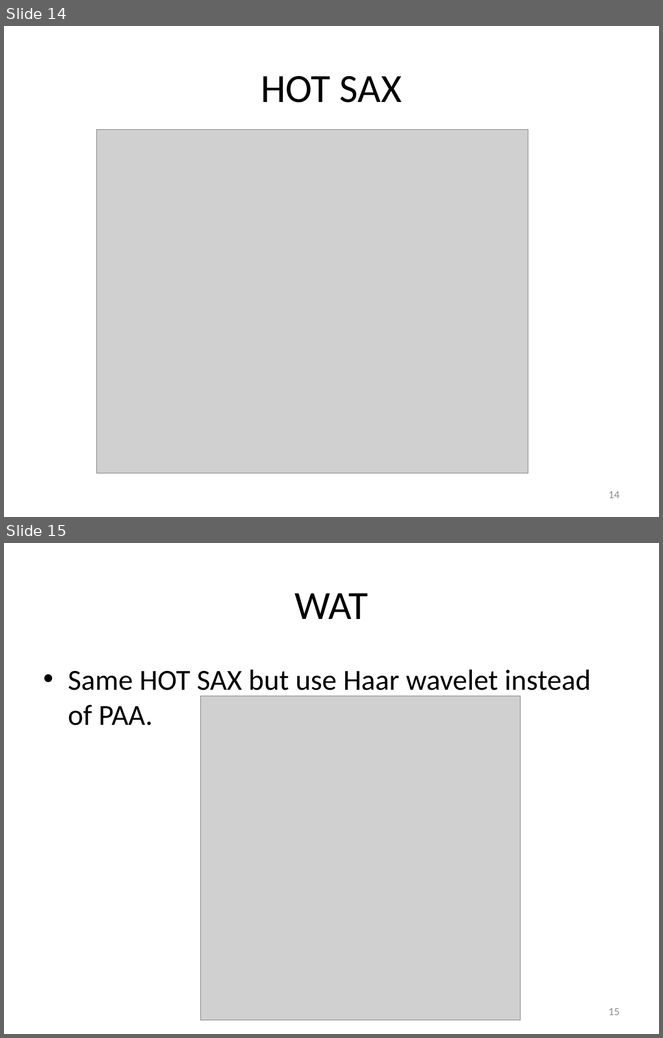
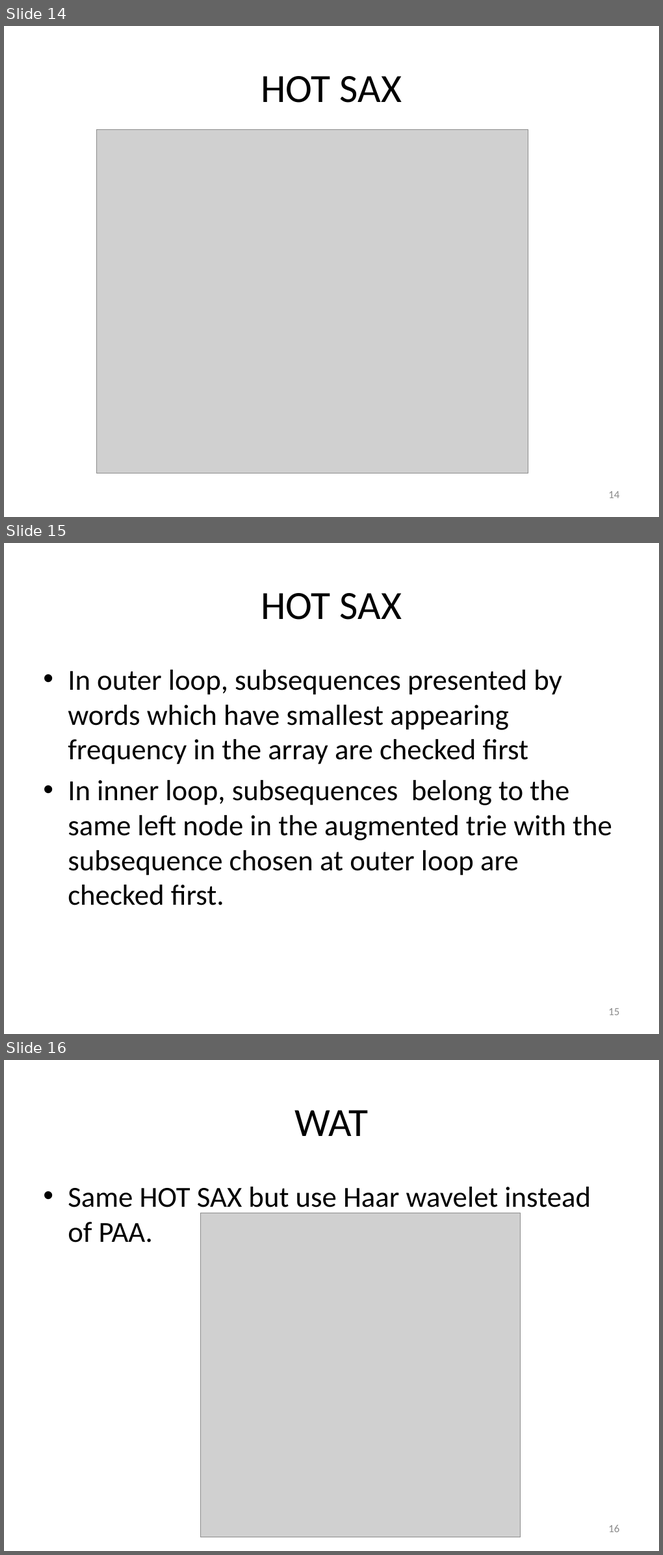
Before and after one commit to vyngo/caohoc-project-name, a slide deck: Report/Luan van pre.pptx. Shown one above the other, each under a label of ours: slides 14 and 15 before the commit, slides 14, 15 and 16 after it. The pictures are 663x1038 and 663x1555 pixels, drawn with LibreOffice and Linux fonts; fonts in the diff are those of the drawing; grey boxes stand for pictures. Boxes give left, top, right and bottom in pixels: in the first picture for what was removed or moved away, otherwise in the second. Text is boxed around its words. In the diff, an @@ line names an element or a change of style, - is before the commit and + after.

```diff
--- a/Report/Luan van pre.pptx
+++ b/Report/Luan van pre.pptx
@@ slide 15 added at <box>4,543,659,1034</box>, background #FFFFFF @@
@@ title added at <box>261,593,402,620</box>, 44 pt, text #000000 @@
+HOT SAX
@@ text added at <box>68,670,612,906</box>, 32 pt, text #000000 @@
+• In outer loop, subsequences presented by words which have smallest appearing frequency in the array are checked first
+• In inner loop, subsequences belong to the same left node in the augmented trie with the subsequence chosen at outer loop are checked first.
@@ page number added at <box>608,1008,620,1016</box>, 12 pt, text #8C8C8C @@
+15
@@ what was slide 15 is now slide 16 @@
@@ page number at <box>608,1525,620,1533</box>: text changed @@
-15
+16
```
Also in this commit, not shown: 2 slides changed, 1 other slide added, 1 other file.
